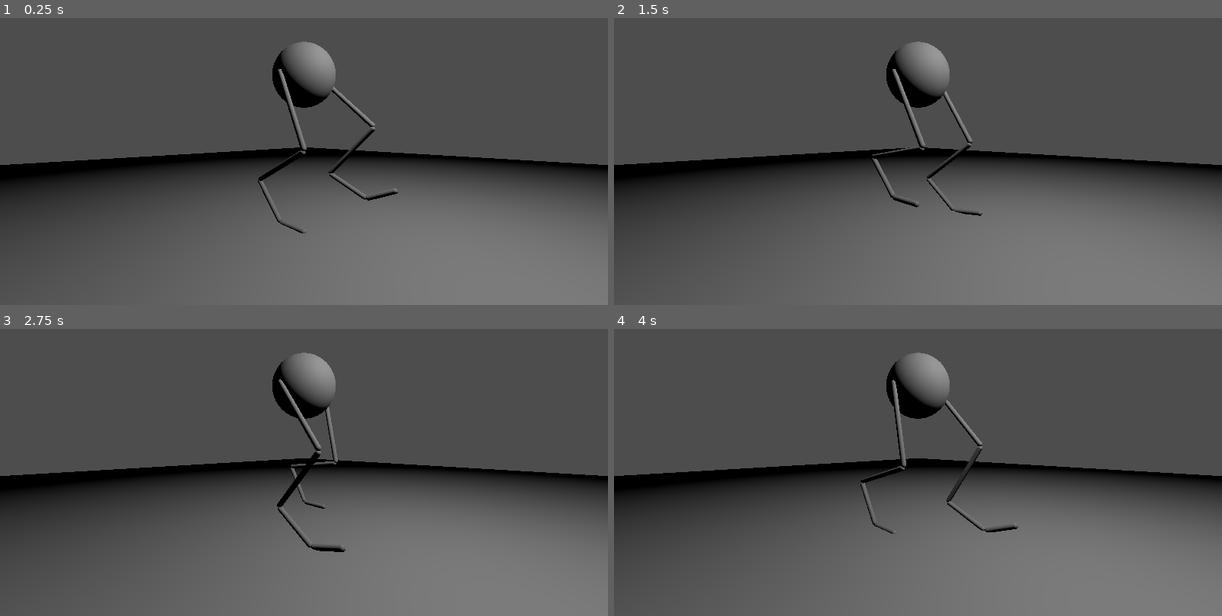
Above: before the commit, frames 1-4 (two rows, left to right).
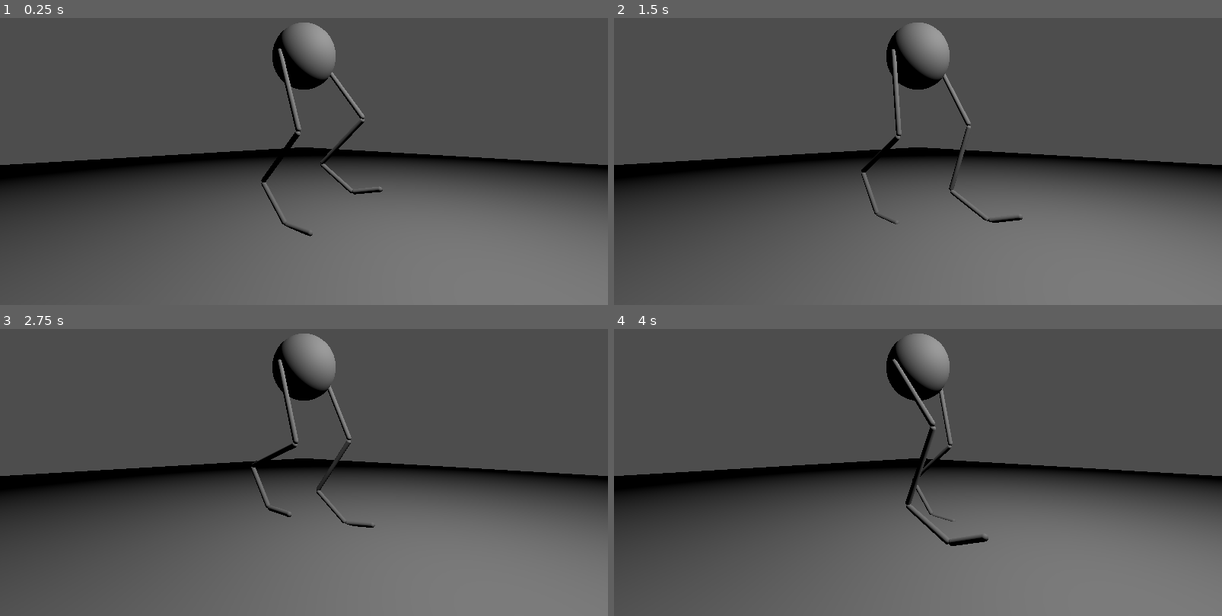
Above: after the commit, the same moments.

Repository: jehoz/legs-and-gaits
Game: Godot game, scene res://scenes/default.tscn
Two runs of this game, one before a commit and one after it. Both use one fixed random seed, a clock stepped at 60 frames per second and the inputs below.
Inputs:
- Up to frame 1 (0.25 s): no input
- Up to frame 2 (1.5 s): no input
- Up to frame 3 (2.75 s): no input
- Up to frame 4 (4 s): no input

The runs differ from the first frame. In frame 1, 3.1% of the frame differs, in the area x 42-66%, y 1-77%; in frame 2, 3.2%; in frame 3, 3.3%; in frame 4, 3.3%, in the area x 40-67%, y 1-76%.

Commit message:
Generate creature parts from blueprints

Diff:
--- a/scenes/default.tscn
+++ b/scenes/default.tscn
@@ -1,6 +1,27 @@
-[gd_scene load_steps=3 format=3 uid="uid://coip7ho7vu6cf"]
+[gd_scene load_steps=9 format=3 uid="uid://coip7ho7vu6cf"]
 
-[ext_resource type="PackedScene" uid="uid://ea6ychu6ebkn" path="res://scenes/creature.tscn" id="1_ubie8"]
+[ext_resource type="Script" path="res://scripts/creature.gd" id="1_e1xh8"]
+[ext_resource type="Script" path="res://scripts/blueprint/leg_blueprint.gd" id="2_sau8g"]
+[ext_resource type="Script" path="res://scripts/blueprint/body_segment_blueprint.gd" id="3_yjyq1"]
+[ext_resource type="Script" path="res://scripts/blueprint/creature_blueprint.gd" id="4_kntse"]
+
+[sub_resource type="Resource" id="Resource_4swe1"]
+script = ExtResource("2_sau8g")
+femur_length = 0.5
+tibia_length = 0.45
+metatarsal_length = 0.3
+toe_length = 0.2
+heel_elevation = 0.8
+
+[sub_resource type="Resource" id="Resource_7xwdi"]
+script = ExtResource("3_yjyq1")
+radius = 0.2
+leg_blueprint = SubResource("Resource_4swe1")
+leg_phase_offset = 0
+
+[sub_resource type="Resource" id="Resource_0glcd"]
+script = ExtResource("4_kntse")
+body_segments = Array[ExtResource("3_yjyq1")]([SubResource("Resource_7xwdi")])
 
 [sub_resource type="QuadMesh" id="QuadMesh_kebb5"]
 size = Vector2(10, 10)
@@ -8,7 +29,9 @@
 
 [node name="Default" type="Node3D"]
 
-[node name="Creature" parent="." instance=ExtResource("1_ubie8")]
+[node name="Creature" type="Node3D" parent="."]
+script = ExtResource("1_e1xh8")
+blueprint = SubResource("Resource_0glcd")
 
 [node name="Camera3D" type="Camera3D" parent="."]
 transform = Transform3D(-0.707107, 0, 0.707107, 0, 1, 0, -0.707107, 0, -0.707107, 1, 0.5, -1)
--- a/scripts/blueprint/body_segment_blueprint.gd
+++ b/scripts/blueprint/body_segment_blueprint.gd
@@ -1,5 +1,5 @@
 class_name BodySegmentBlueprint extends Resource
 
-@export var radius: float = 1.0
+@export var radius: float = 0.2
 @export var leg_blueprint: LegBlueprint = null
 @export var leg_phase_offset = 0
--- a/scripts/body_segment.gd
+++ b/scripts/body_segment.gd
@@ -2,14 +2,24 @@
 
 @export var radius: float = 0.2
 
-@onready var leg_l: Leg = $"Leg L"
-@onready var leg_r: Leg = $"Leg R"
+var leg_l: Leg = null
+var leg_r: Leg = null
 
 var resting_height: float = 0
 
+func _init(blueprint: BodySegmentBlueprint):
+	radius = blueprint.radius
+	if blueprint.leg_blueprint != null:
+		leg_l = Leg.new(blueprint.leg_blueprint, blueprint.leg_phase_offset)
+		leg_l.name = "Leg L"
+		add_child(leg_l)
+		leg_r = Leg.new(blueprint.leg_blueprint, blueprint.leg_phase_offset+PI)
+		leg_l.name = "Leg R"
+		add_child(leg_r)
+
 func _ready():
 	if leg_l != null:
-		resting_height = leg_l.max_length() * 0.75
+		resting_height = leg_l.max_length() * 0.85
 		leg_l.position.x = -radius
 
 	if leg_r != null:
--- a/scripts/creature.gd
+++ b/scripts/creature.gd
@@ -1,16 +1,15 @@
 class_name Creature extends Node3D
 
-@export var leg_phase_offset: float = PI
+@export var blueprint: CreatureBlueprint = null
 
 var body_segments: Array[BodySegment] = []
 
-#func _init():
-	## for now just create one body segment with legs
-	#var bs = BodySegment.new()
-	#var leg_l = Leg.new()
-	#var leg_r = Leg.new()
-	#bs.add_child(leg_l)
-	#bs.add_child(leg_r)
-	#leg_l.name = "Leg L"
-	#leg_r.name = "Leg R"
-	#add_child(bs)
+func _enter_tree():
+	if blueprint != null:
+		var i = 0
+		for segment_blueprint in blueprint.body_segments:
+			var bs = BodySegment.new(segment_blueprint)
+			bs.name = "BodySegment" + str(i)
+			add_child(bs)
+			body_segments.append(bs)
+			i += 1
--- a/scripts/leg.gd
+++ b/scripts/leg.gd
@@ -1,4 +1,6 @@
 class_name Leg extends Node3D
+
+const min_length: float = 0.0001
 
 @export var femur_length: float = 0.5
 @export var tibia_length: float = 0.45
@@ -9,18 +11,37 @@
 enum LegType {LEG_FRONT, LEG_BACK}
 @export var leg_type: LegType = LegType.LEG_BACK
 
-@onready var foot_target: Node3D = $FootTarget
-@onready var oscillator: Oscillator = $Oscillator
+var foot_target: Node3D = null
+var oscillator: Oscillator = null
 
 var femur: Node3D = null
 var tibia: Node3D = null
 var metatarsal: Node3D = null
 var toe: Node3D = null
 
+func _init(blueprint: LegBlueprint, phase_offset: float):
+	# copy values from blueprint
+	femur_length = blueprint.femur_length
+	tibia_length = blueprint.tibia_length
+	metatarsal_length = blueprint.metatarsal_length
+	toe_length = blueprint.toe_length
+	heel_elevation = blueprint.heel_elevation
+
+	if oscillator == null:
+		oscillator = Oscillator.new(1.0, phase_offset)
+		oscillator.name = "Oscillator"
+		add_child(oscillator)
+	if foot_target == null:
+		foot_target = Node3D.new()
+		foot_target.name = "FootTarget"
+		add_child(foot_target)
+
 func _enter_tree():
 	regenerate_segments()
 
 func _process(delta):
+	update_segment_lengths()
+
 	move_foot_target()
 	solve_ik()
 
@@ -51,9 +72,24 @@
 
 	var segment = Node3D.new()
 	segment.add_child(mesh)
+	mesh.name = "Mesh"
 	mesh.position.y = -(segment_length/2)
 
 	return segment
+
+func update_segment_lengths():
+	update_segment(femur, femur_length, 0)
+	update_segment(tibia, tibia_length, femur_length)
+	update_segment(metatarsal, metatarsal_length, tibia_length)
+	update_segment(toe, toe_length, metatarsal_length)
+
+func update_segment(segment, segment_length, parent_length):
+	segment.rotation
+	var mesh = segment.get_node("Mesh")
+	mesh.mesh.height = max(min_length, segment_length)
+	mesh.mesh.radius = 0.015
+	mesh.position.y = -(segment_length/2)
+	segment.position.y = -parent_length
 
 func max_length():
 	return femur_length + tibia_length + metatarsal_length * cos(heel_elevation)
--- a/scripts/oscillator.gd
+++ b/scripts/oscillator.gd
@@ -4,6 +4,10 @@
 @export var phase : float = 0.0
 
 var elapsed_seconds : float = 0.0
+
+func _init(frequency: float = 1.0, phase_offset: float = 0):
+	self.frequency = frequency
+	self.phase = phase_offset
 
 func _process(delta):
 	elapsed_seconds += delta
